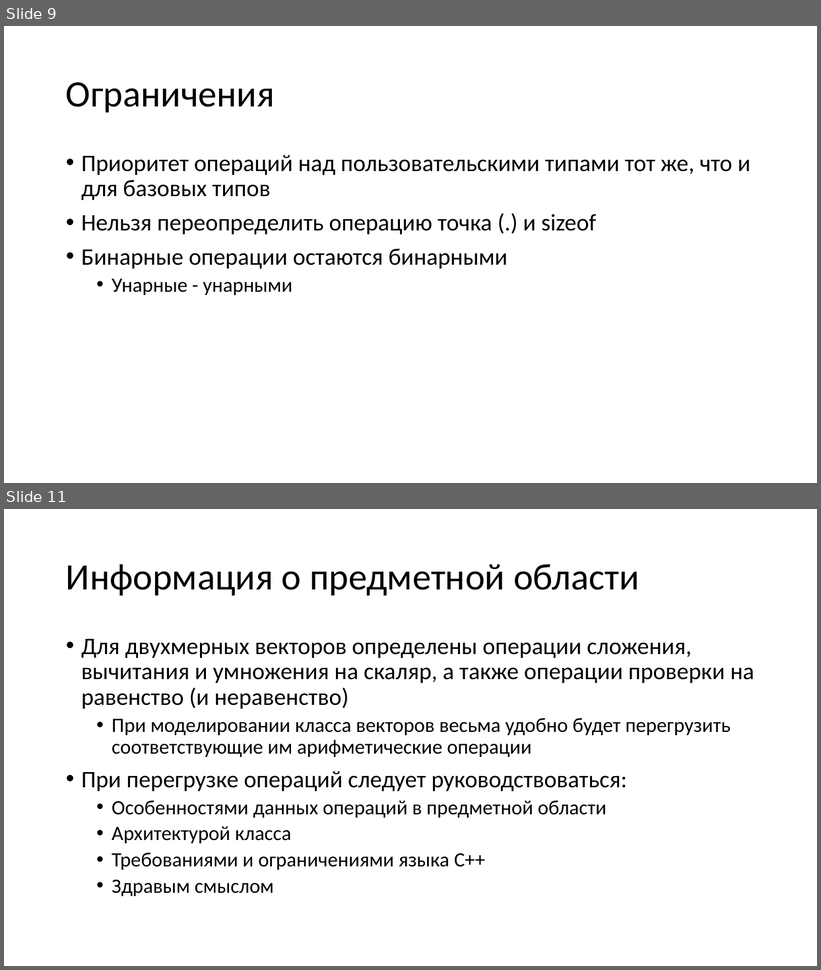
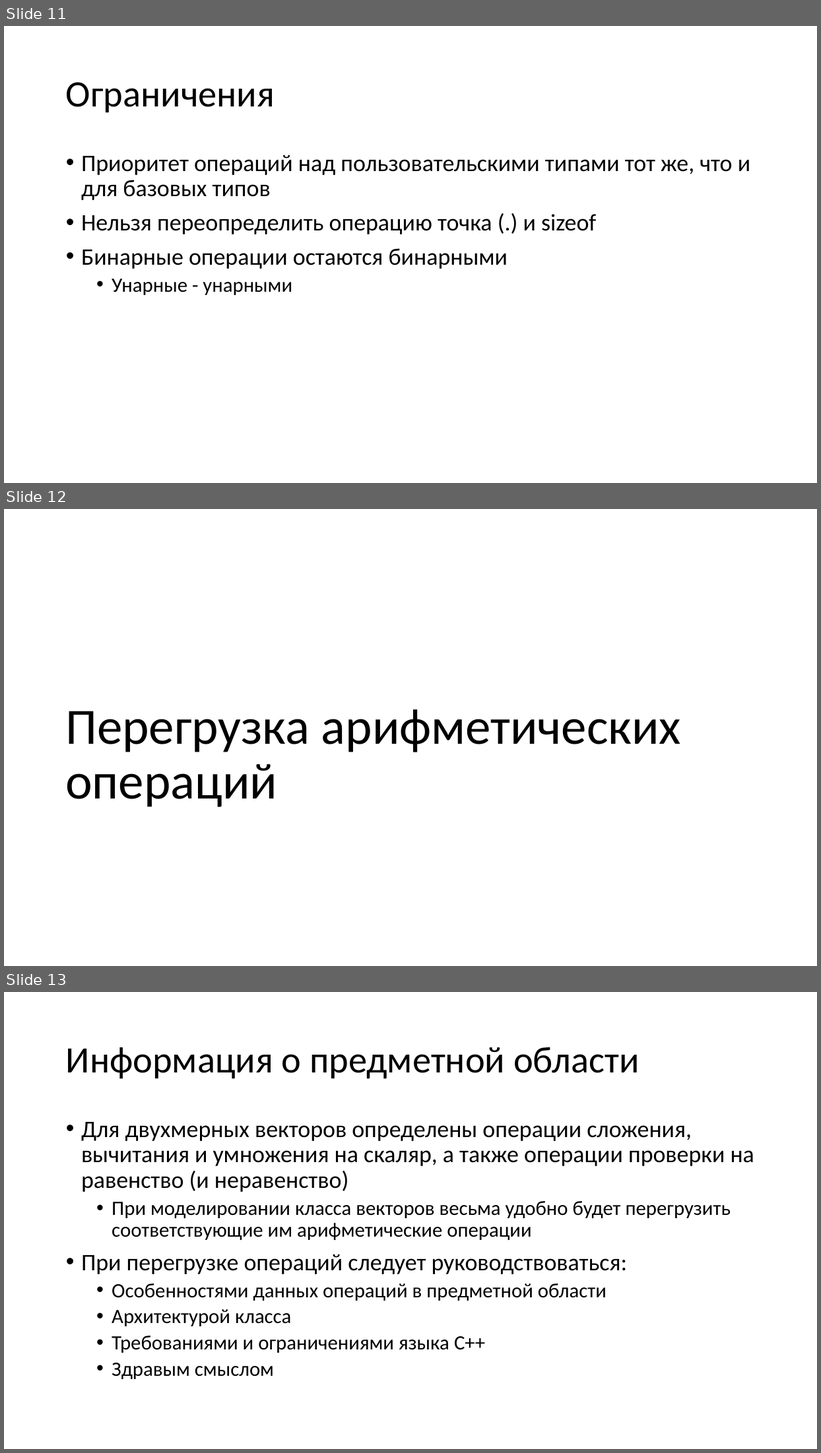
Before and after one commit to alexey-malov/oop, a slide deck: lectures/04/Дружественные функции и классы. Перегрузка операций.pptx. Shown one above the other, each under a label of ours: slides 9 and 11 before the commit, slides 11, 12 and 13 after it; the slides between them are not shown. The pictures are 821x970 and 821x1453 pixels, drawn with LibreOffice and Linux fonts; fonts in the diff are those of the drawing. Boxes give left, top, right and bottom in pixels: in the first picture for what was removed or moved away, otherwise in the second. Text is boxed around its words. In the diff, an @@ line names an element or a change of style, - is before the commit and + after.

Commit message:
Обновлены вопросы к экзамену и лекция по перегрузке операций

```diff
--- a/lectures/04/Дружественные функции и классы. Перегрузка операций.pptx
+++ b/lectures/04/Дружественные функции и классы. Перегрузка операций.pptx
@@ slide 12 added at [4, 509, 817, 966], background #FFFFFF @@
@@ title added at [65, 710, 681, 807], 60 pt, text #000000 @@
+Перегрузка арифметических операций
@@ what was slide 9 is now slide 11 @@
@@ what was slide 11 is now slide 13 @@
```
Also in this commit, not shown: 4 slides changed, 3 other slides added, 1 slide removed, 1 other file.
